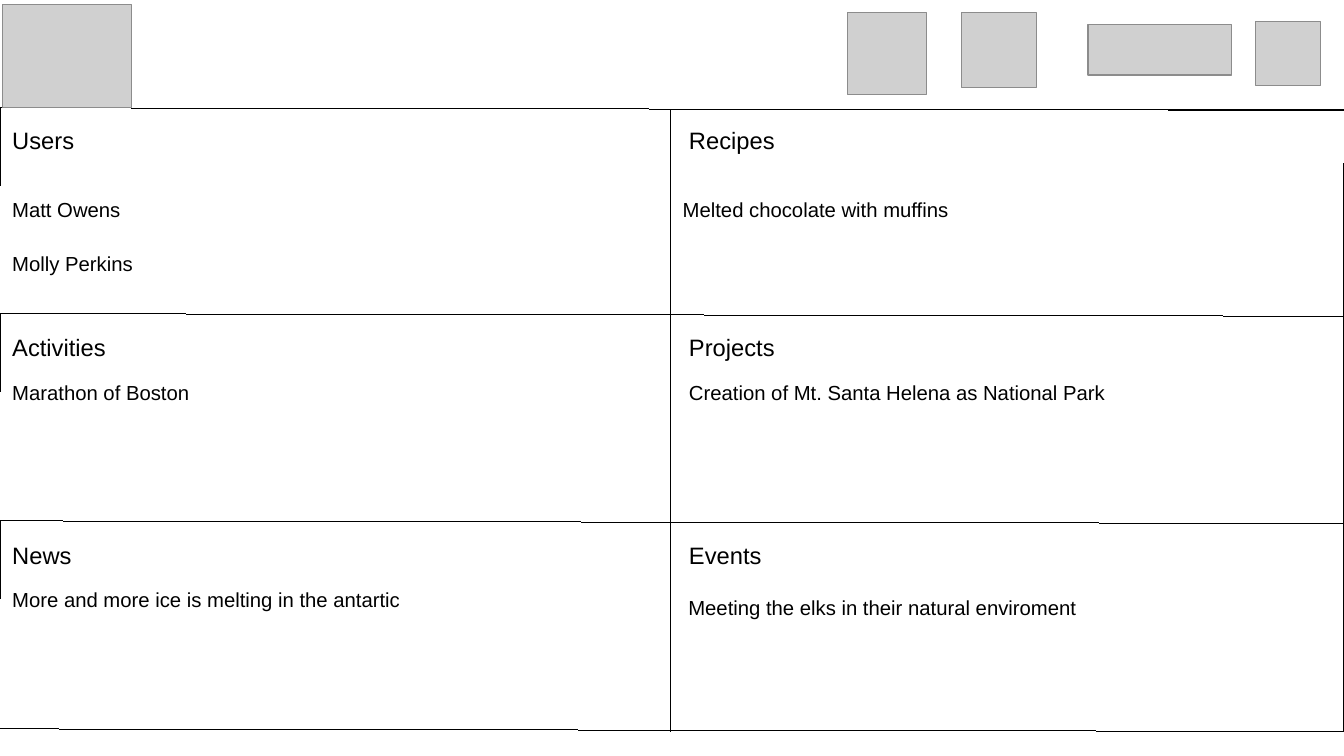
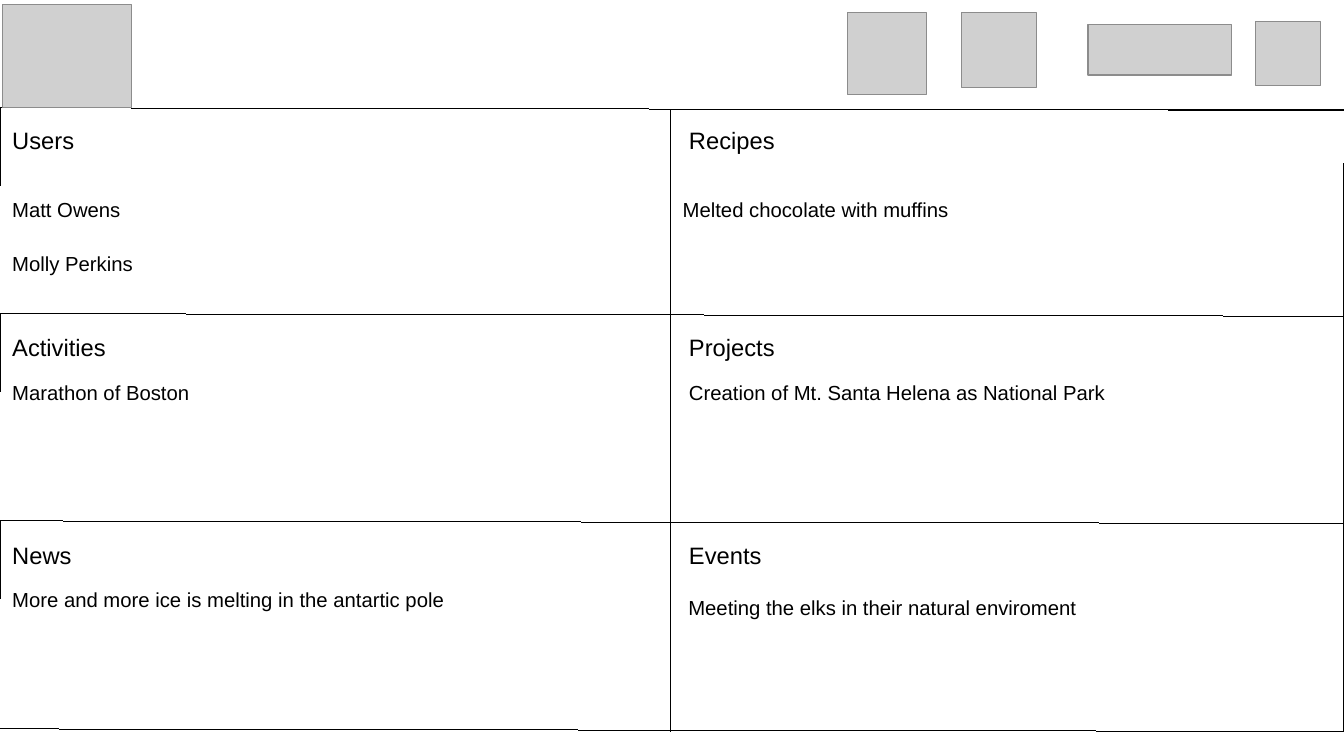
Before and after one commit to manugarcia101/EcoProject, a slide deck: slide 13 of Design/EcoWebStoryboard.odp. Drawn at 1344x756 pixels with LibreOffice and Linux fonts; fonts in the diff are those of the drawing; grey boxes stand for pictures. Boxes give left, top, right and bottom in pixels: in the first picture for what was removed or moved away, otherwise in the second. Text is boxed around its words. In the diff, an @@ line names an element or a change of style, - is before the commit and + after.

```diff
--- a/Design/EcoWebStoryboard.odp
+++ b/Design/EcoWebStoryboard.odp
@@ title at box(12, 592, 443, 612): text changed @@
-More and more ice is melting in the antartic
+More and more ice is melting in the antartic pole
```
Also in this commit, not shown: 1 other file.
